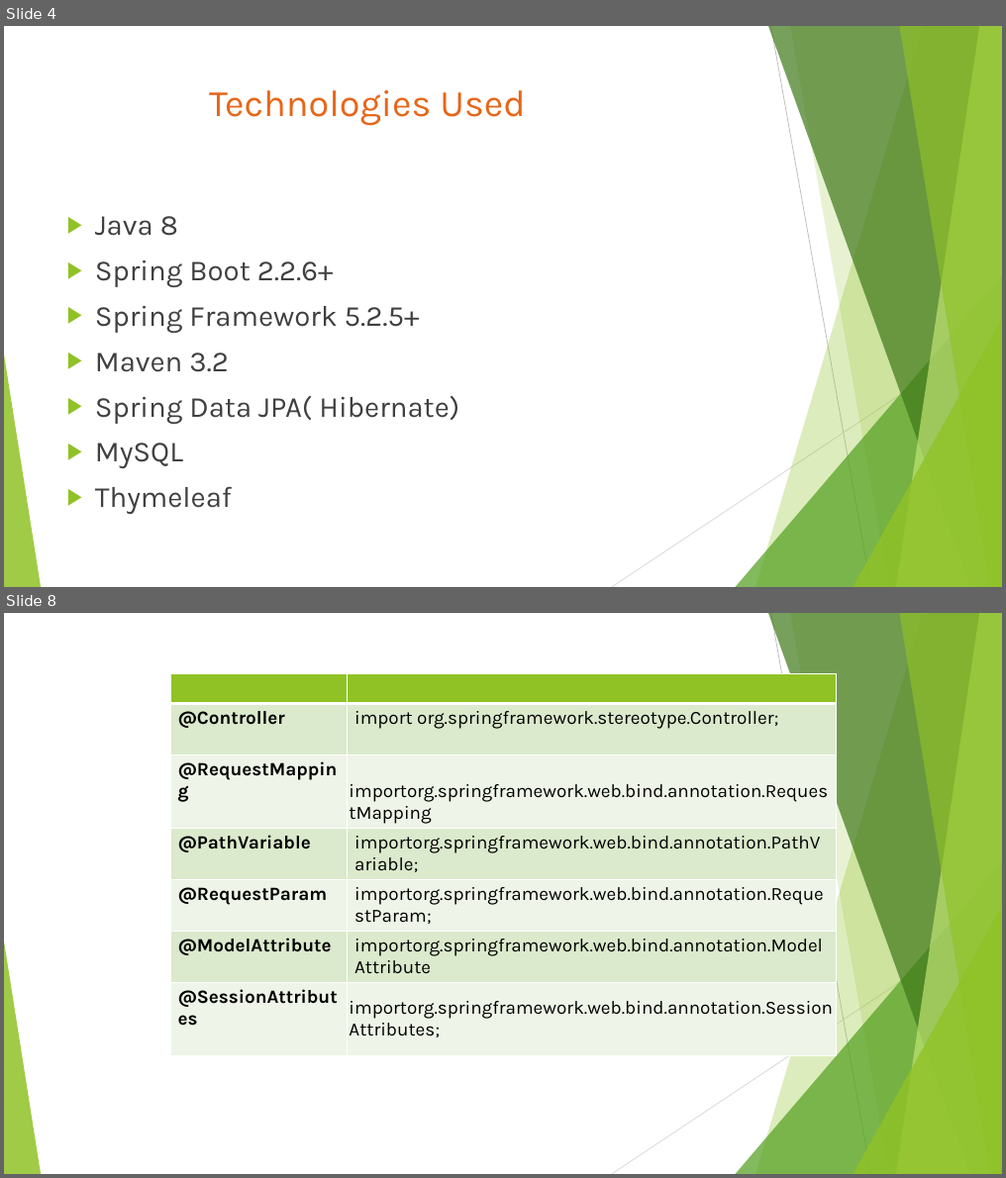
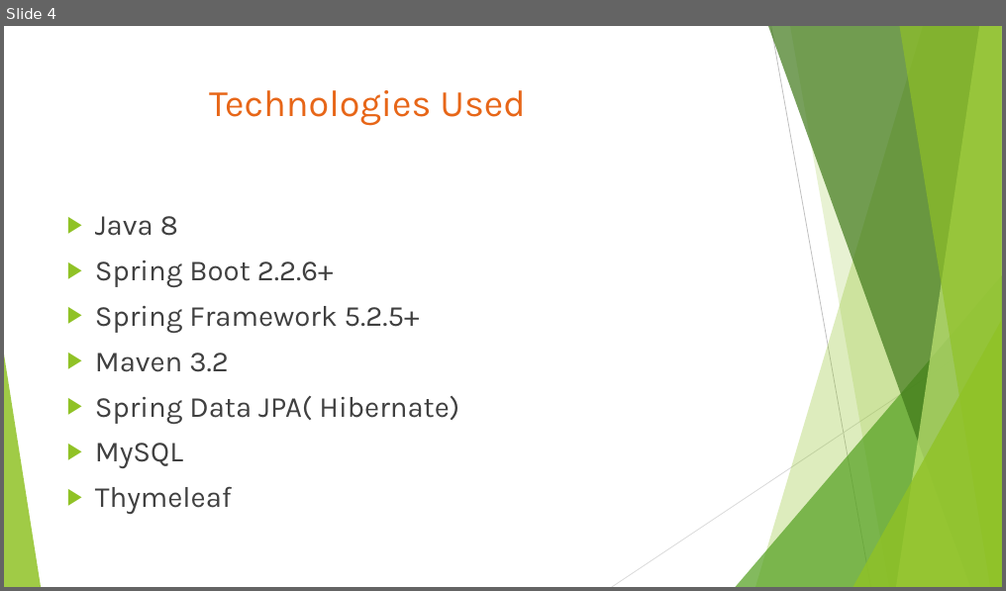
Before and after one commit to mohanabalaji/College_Management_System, a slide deck: PROJECT WORK PRESENTATION.pptx. Shown one above the other, each under a label of ours: slides 4 and 8 before the commit, slide 4 after it; the slides between them are not shown. The pictures are 1006x1178 and 1006x591 pixels, drawn with LibreOffice and Linux fonts; fonts in the diff are those of the drawing. Boxes give left, top, right and bottom in pixels: in the first picture for what was removed or moved away, otherwise in the second. Text is boxed around its words. In the diff, an @@ line names an element or a change of style, - is before the commit and + after.

```diff
--- a/PROJECT WORK PRESENTATION.pptx
+++ b/PROJECT WORK PRESENTATION.pptx
@@ slide 8 removed at <box>4,613,1002,1174</box>, background #FFFFFF; not listed: 10 template elements that a slide beside it also shows @@
@@ table removed at <box>170,673,836,1059</box>, 7 rows, 2 columns @@
- | 
-@Controller | import org.springframework.stereotype.Controller;
-@RequestMapping | importorg.springframework.web.bind.annotation.RequestMapping
-@PathVariable | importorg.springframework.web.bind.annotation.PathVariable;
-@RequestParam | importorg.springframework.web.bind.annotation.RequestParam;
-@ModelAttribute | importorg.springframework.web.bind.annotation.ModelAttribute
-@SessionAttributes | importorg.springframework.web.bind.annotation.SessionAttributes;
```
Also in this commit, not shown: 5 slides changed, 5 slides added, 2 other slides removed.
